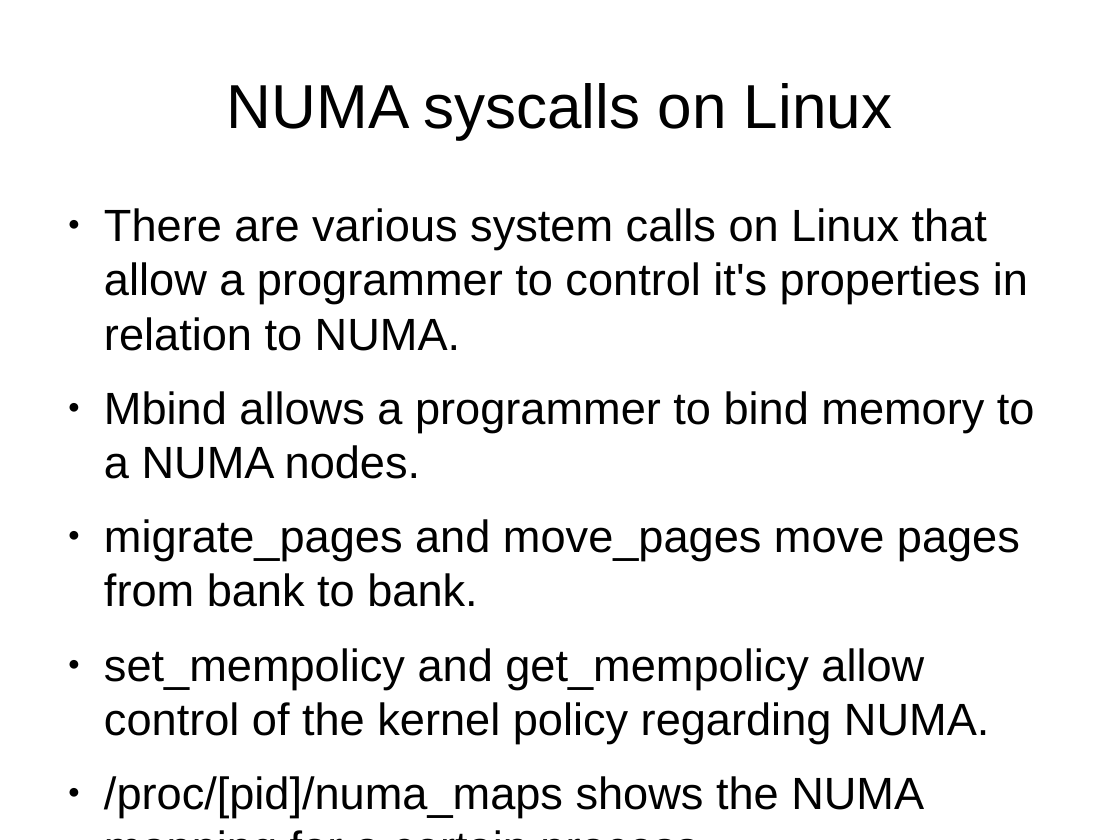
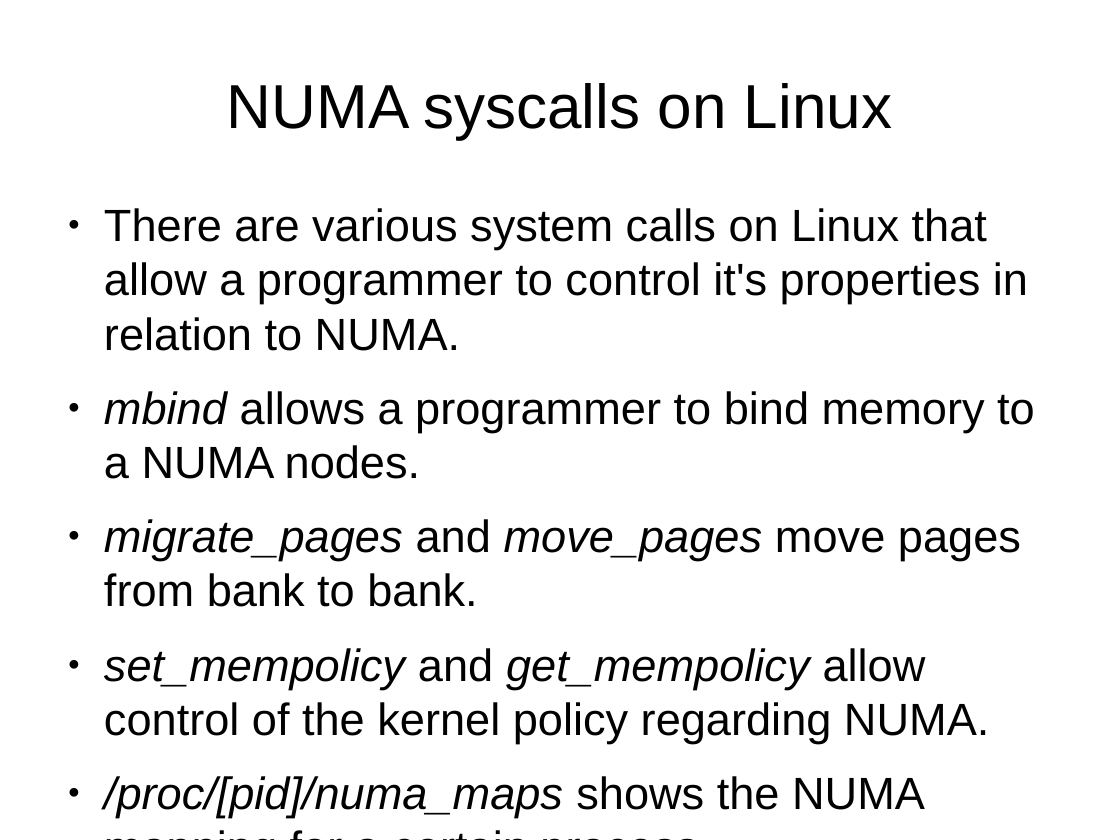
Before and after one commit to veltzer/demos-linux, a slide deck: slide 39 of doc/multicore.odp. Drawn at 1120x840 pixels with LibreOffice and Linux fonts; fonts in the diff are those of the drawing. Boxes give left, top, right and bottom in pixels: in the first picture for what was removed or moved away, otherwise in the second. Text is boxed around its words. In the diff, an @@ line names an element or a change of style, - is before the commit and + after.

```diff
--- a/doc/multicore.odp
+++ b/doc/multicore.odp
@@ text at [104, 391, 1035, 479]: text changed @@
-● Mbind allows a programmer to bind memory to a NUMA nodes.
+● mbind allows a programmer to bind memory to a NUMA nodes.
@@ text at [104, 519, 1021, 818]: italic on in "migrate_pages move_pages", "set_mempolicy get_mempolicy", "/proc/[pid]/numa_maps" @@
```
Also in this commit, not shown: 2 other slides changed, 1 other file.
